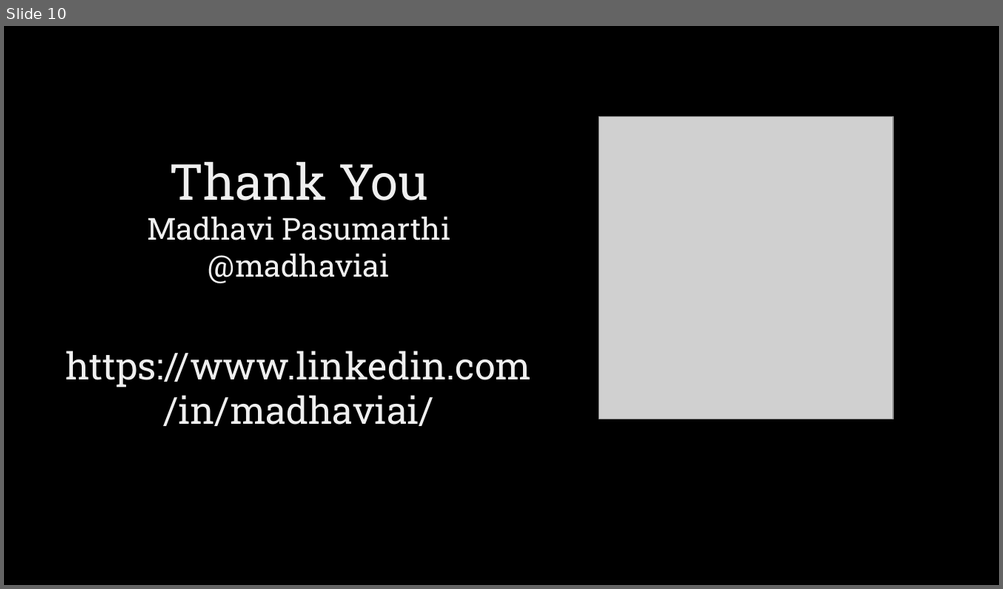
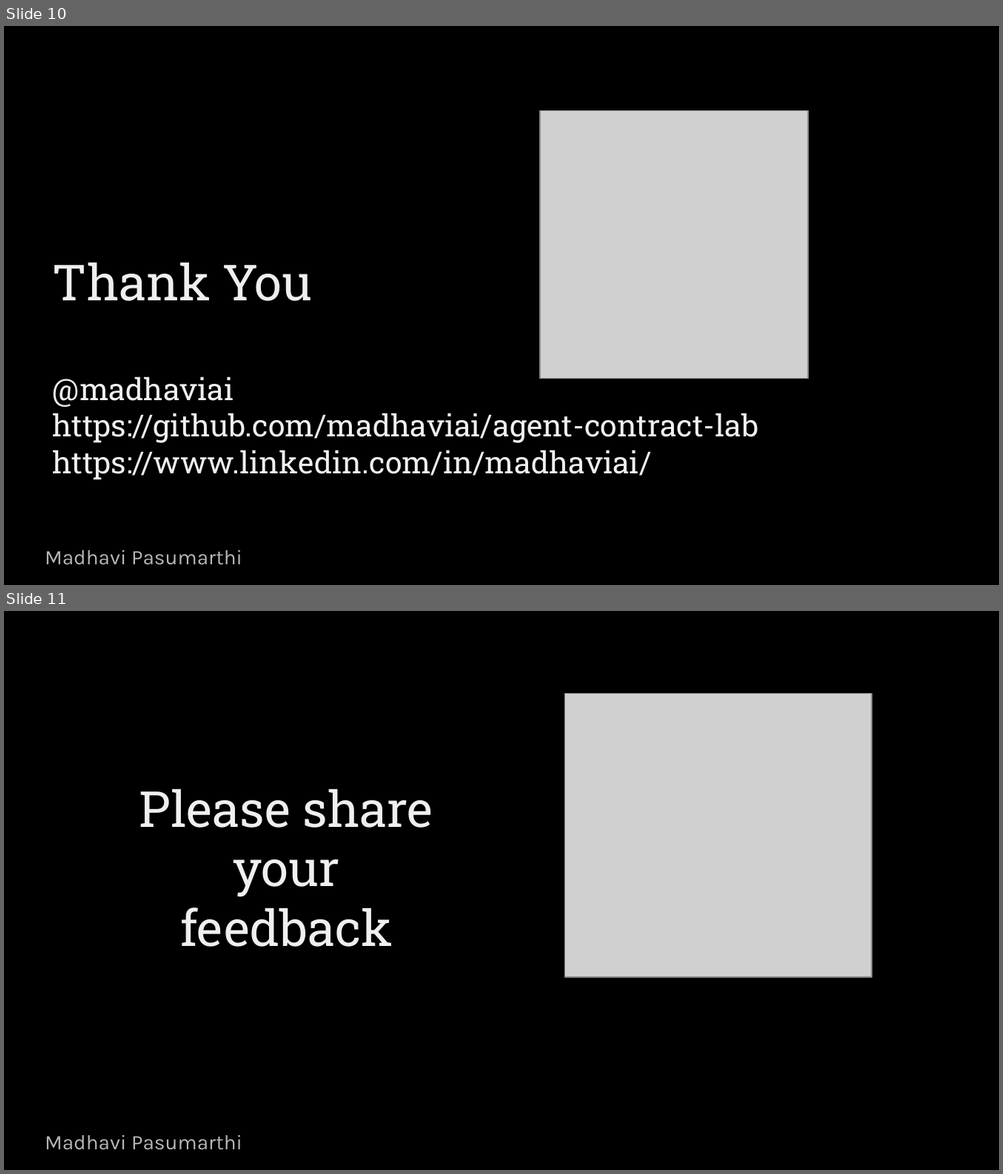
Before and after one commit to madhaviai/agent-contract-lab, a slide deck: Agent Harness - BeyondConf - Madhavi Pasumarthi.pptx. Shown one above the other, each under a label of ours: slide 10 before the commit, slides 10 and 11 after it. The pictures are 1003x589 and 1003x1174 pixels, drawn with LibreOffice and Linux fonts; fonts in the diff are those of the drawing; grey boxes stand for pictures. Boxes give left, top, right and bottom in pixels: in the first picture for what was removed or moved away, otherwise in the second. Text is boxed around its words. In the diff, an @@ line names an element or a change of style, - is before the commit and + after.

```diff
--- a/Agent Harness - BeyondConf - Madhavi Pasumarthi.pptx
+++ b/Agent Harness - BeyondConf - Madhavi Pasumarthi.pptx
@@ slide 11 added at (4, 611, 999, 1170), background #000000; not listed: 1 template element that a slide beside it also shows @@
@@ picture added at (565, 694, 871, 977) @@
@@ title added at (139, 789, 433, 947), 36 pt, text #EFEFEF @@
+Please share your feedback
@@ slide 10 changed as well @@
@@ picture: place and size @@
-picture at (599, 116, 893, 419)
+picture at (540, 110, 808, 378)
@@ title at (53, 262, 758, 480): text changed; size 27 to 22 pt @@
-Thank You
-Madhavi Pasumarthi
-@madhaviai
-https://www.linkedin.com/in/madhaviai/
+Thank You
+@madhaviai
+https://github.com/madhaviai/agent-contract-lab
+https://www.linkedin.com/in/madhaviai/
@@ text added at (45, 551, 242, 565), 15 pt, text #B7B7B7 @@
+Madhavi Pasumarthi
```
Also in this commit, not shown: 9 other slides changed.
